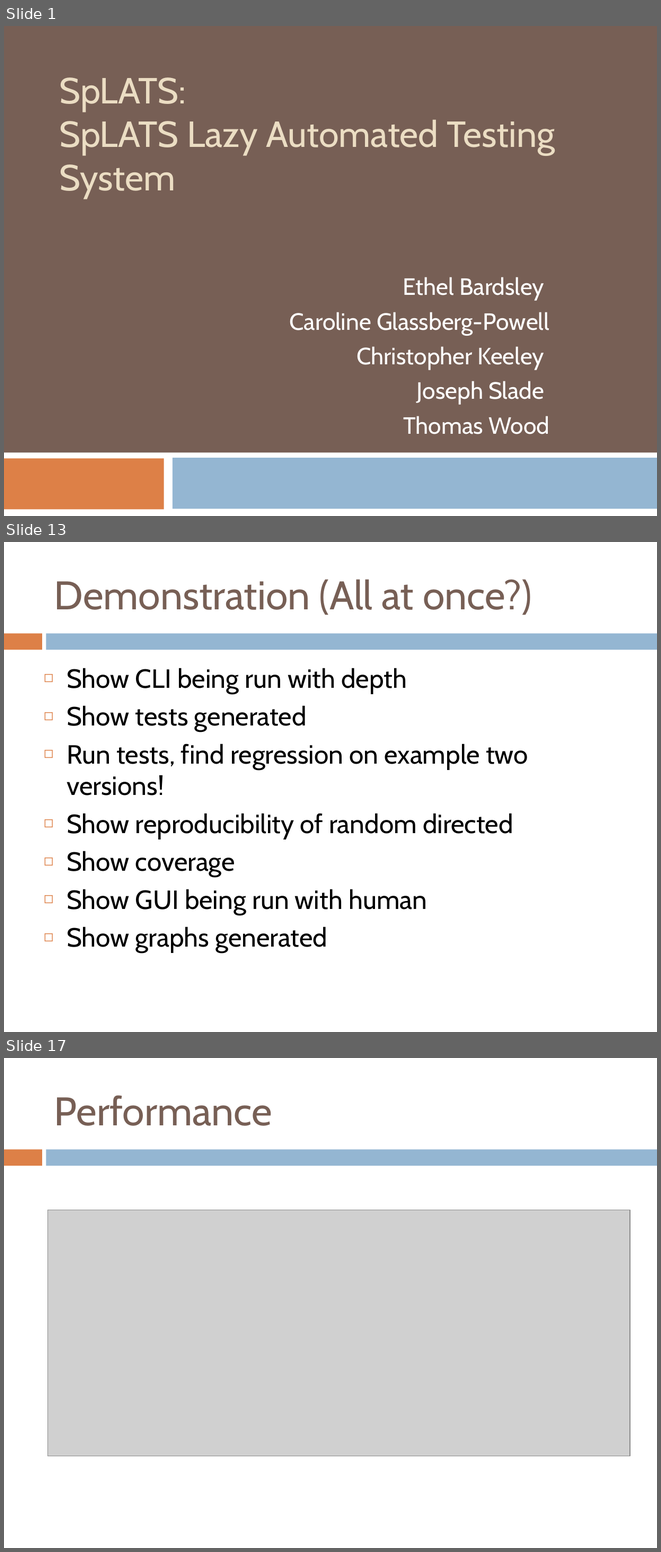
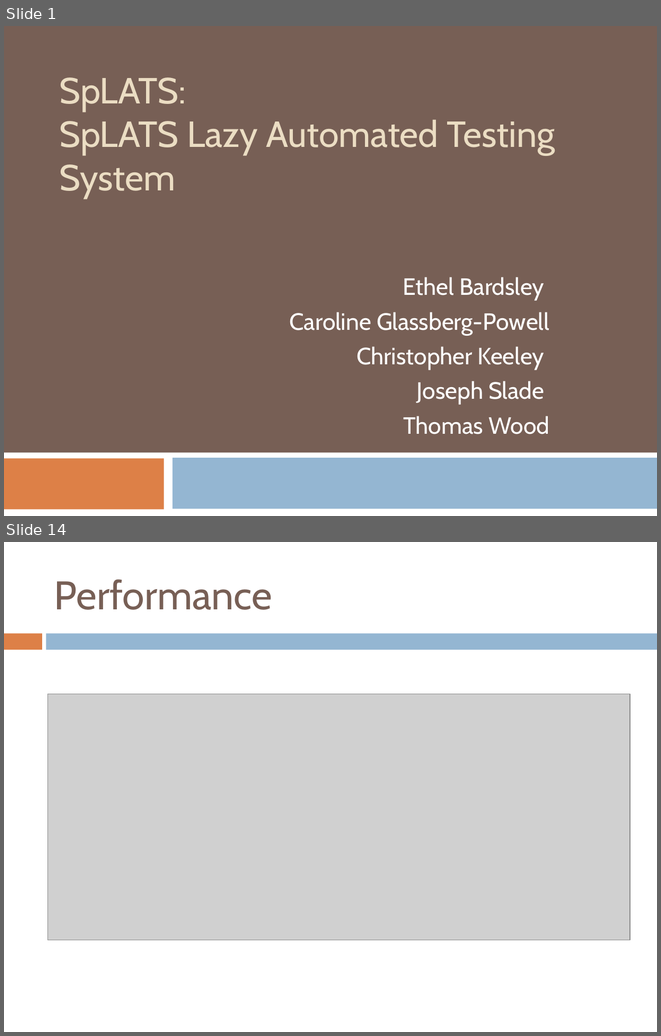
Before and after one commit to IgnoredAmbience/splats, a slide deck: docs/SpLATS.ppt. Shown one above the other, each under a label of ours: slides 1, 13 and 17 before the commit, slides 1 and 14 after it; the slides between them are not shown. The pictures are 661x1552 and 661x1036 pixels, drawn with LibreOffice and Linux fonts; fonts in the diff are those of the drawing; grey boxes stand for pictures. Boxes give left, top, right and bottom in pixels: in the first picture for what was removed or moved away, otherwise in the second. Text is boxed around its words. In the diff, an @@ line names an element or a change of style, - is before the commit and + after.

```diff
--- a/docs/SpLATS.ppt
+++ b/docs/SpLATS.ppt
@@ slide 13 removed at [4,542,657,1032], background #FFFFFF; not listed: 2 template elements that a slide beside it also shows @@
@@ title removed at [54,579,532,615] @@
-Demonstration (All at once?)
@@ text removed at [67,668,528,952] @@
-◻ Show CLI being run with depth
-◻ Show tests generated
-◻ Run tests, find regression on example two versions!
-◻ Show reproducibility of random directed
-◻ Show coverage
-◻ Show GUI being run with human
-◻ Show graphs generated
@@ what was slide 17 is now slide 14 @@
```
Also in this commit, not shown: 11 slides changed, 4 slides added, 6 other slides removed.
